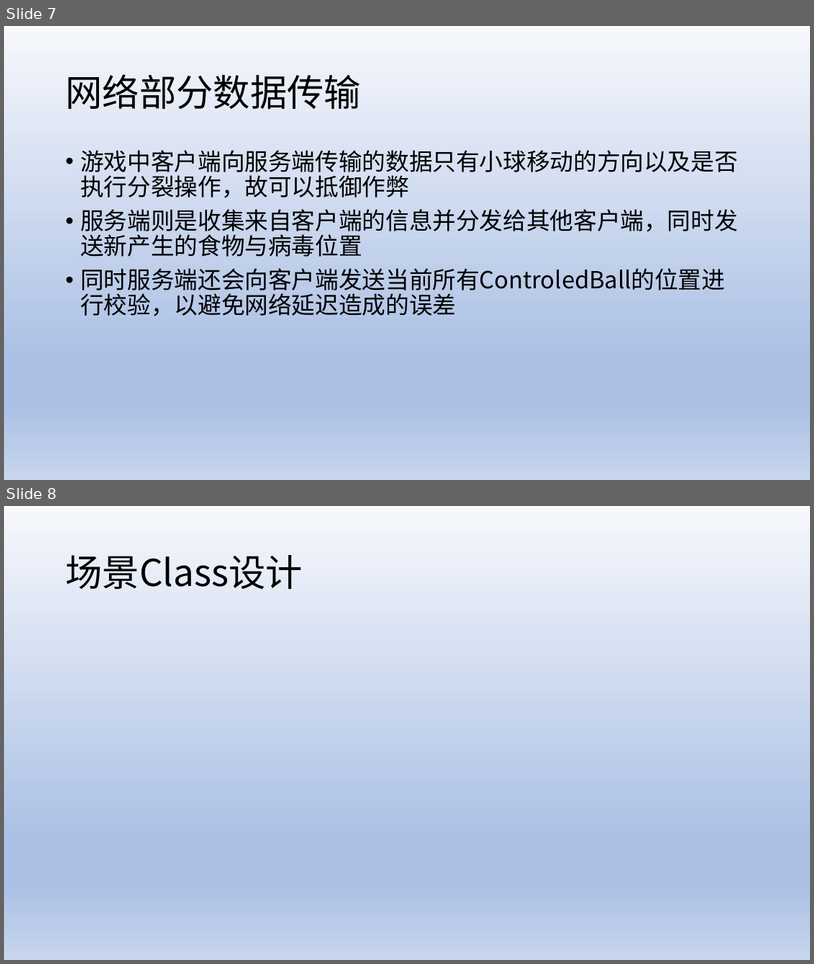
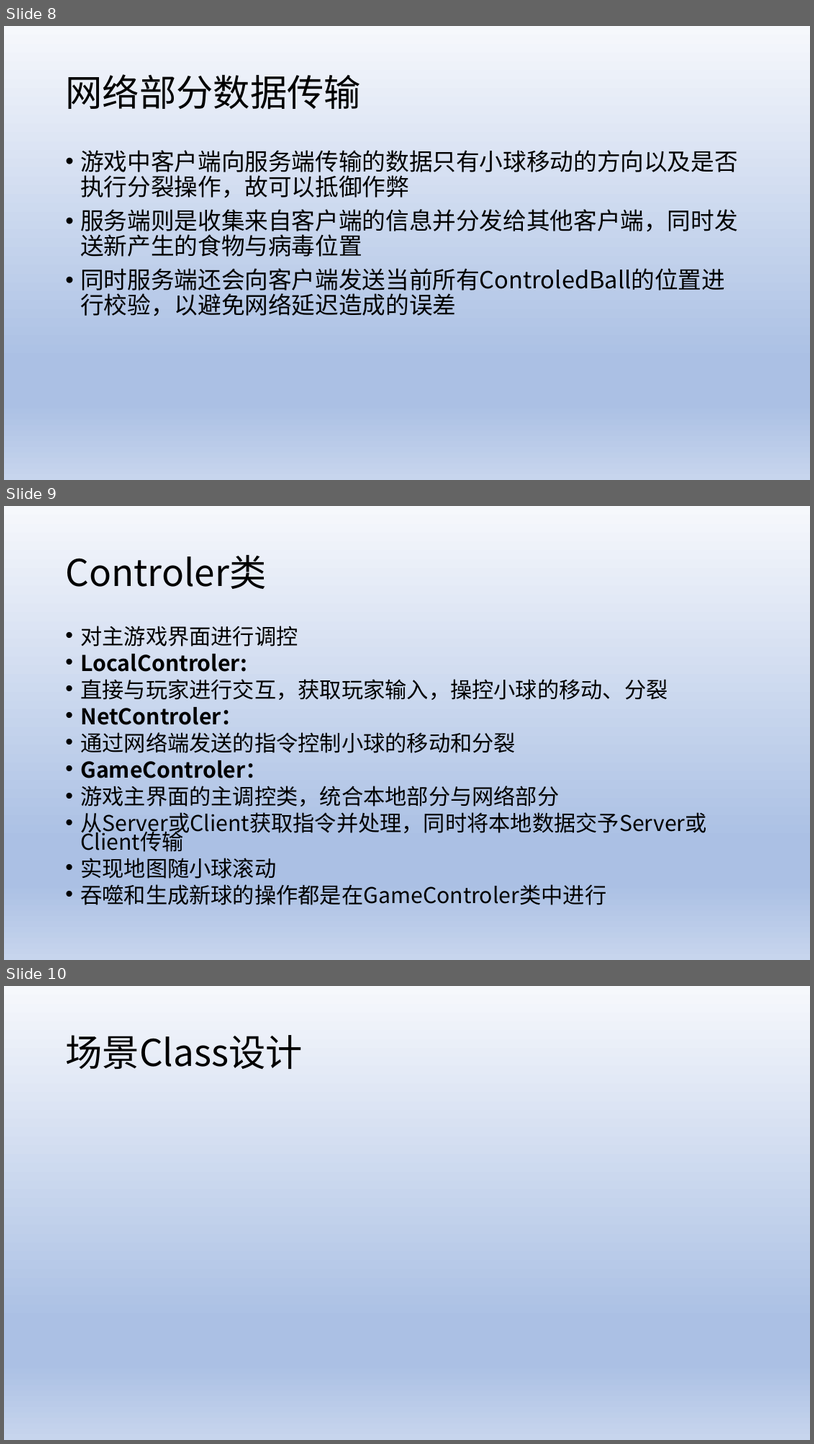
Before and after one commit to Lanture1064/BUBG, a slide deck: doc/答辩.pptx. Shown one above the other, each under a label of ours: slides 7 and 8 before the commit, slides 8, 9 and 10 after it. The pictures are 814x964 and 814x1444 pixels, drawn with LibreOffice and Linux fonts; fonts in the diff are those of the drawing. Boxes give left, top, right and bottom in pixels: in the first picture for what was removed or moved away, otherwise in the second. Text is boxed around its words. In the diff, an @@ line names an element or a change of style, - is before the commit and + after.

```diff
--- a/doc/答辩.pptx
+++ b/doc/答辩.pptx
@@ slide 9 added at [4, 506, 810, 960], background gradient #F6F8FC to #ABC0E4 to #C7D5ED @@
@@ title added at [65, 555, 266, 589], 44 pt, text #000000 @@
+Controler类
@@ text added at [80, 626, 707, 905], 25.9 pt, text #000000 @@
+• 对主游戏界面进行调控
+• LocalControler:
+• 直接与玩家进行交互，获取玩家输入，操控小球的移动、分裂
+• NetControler：
+• 通过网络端发送的指令控制小球的移动和分裂
+• GameControler：
+• 游戏主界面的主调控类，统合本地部分与网络部分
+• 从Server或Client获取指令并处理，同时将本地数据交予Server或Client传输
+• 实现地图随小球滚动
+• 吞噬和生成新球的操作都是在GameControler类中进行
@@ what was slide 7 is now slide 8 @@
@@ what was slide 8 is now slide 10 @@
```
Also in this commit, not shown: 3 slides changed, 1 other slide added.
